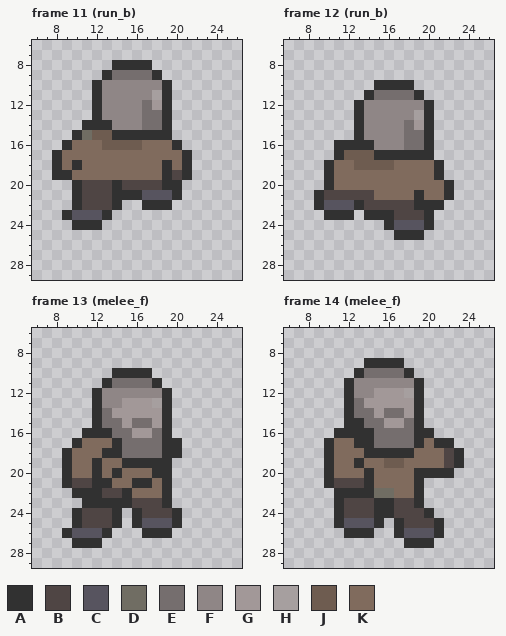
One commit to this pixel-art file: assets/npcs/enemies/draugr/draugr.aseprite. The picture above is the old version.
32x32 pixels, 16 frames. Colours within 5 levels of each other are drawn and written as one. Shown: frame 11 (run_b): x 6..26, y 6..29; frame 12 (run_b): x 6..26, y 6..29; frame 13 (melee_f): x 6..26, y 6..29; frame 14 (melee_f): x 6..26, y 6..29. The commit also changed other frames, which this record leaves out.
Palette (. is transparent): A #313131  B #4f4544  C #57545f  D #706d63  E #756e6e  F #8f8686  G #a29898  H #a69f9f  J #6e5c50  K #806b5d
New version:
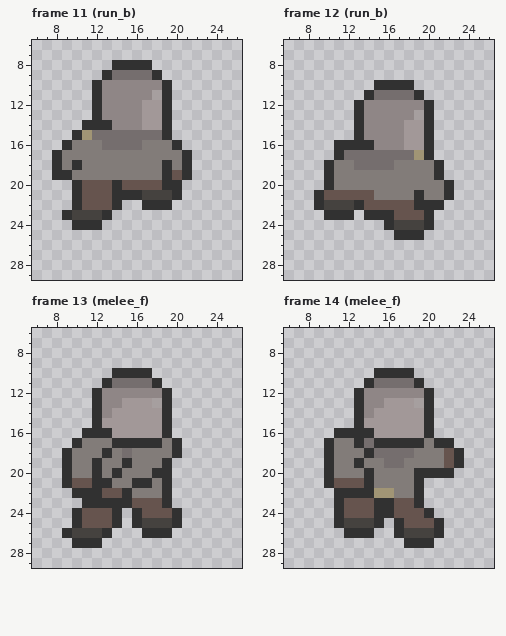
The edit:
{"change": "layer \"body_1\" now hidden"}
{"change": "layer \"body_2\" now shown"}
{"change": "layer \"head_1\" now hidden"}
{"change": "layer \"head_2\" now shown"}
{"colour":"B","old":"#4f4544","new":"#66544e"}
{"colour":"C","old":"#57545f","new":"#45423f"}
{"colour":"D","old":"#706d63","new":"#a19575"}
{"colour":"K","old":"#806b5d","new":"#827c79"}
{"where": "frame 11 (run_b)"}
{"frame":11,"y":12,"x":17,"old":"E","new":"G"}
{"frame":11,"y":13,"x":17,"old":"EE","new":"GG"}
{"frame":11,"y":14,"x":17,"old":"EE","new":"GG"}
{"frame":11,"y":15,"x":12,"old":"JJAAAAA","new":"EEEEEEE"}
{"frame":11,"y":16,"x":13,"old":"JJJJ","new":"EEEE"}
{"where": "frame 12 (run_b)"}
{"frame":12,"y":14,"x":18,"old":"E","new":"G"}
{"frame":12,"y":15,"x":18,"old":"EE","new":"GG"}
{"frame":12,"y":16,"x":18,"old":"EE","new":"GG"}
{"frame":12,"y":17,"x":12,"old":"JJJAAAAA","new":"EEEEEEED"}
{"frame":12,"y":18,"x":13,"old":"JJJJ","new":"EEEE"}
{"where": "frame 13 (melee_f)"}
{"frame":13,"y":14,"x":13,"old":"E","new":"F"}
{"frame":13,"y":15,"x":13,"old":"EE","new":"GG"}
{"frame":13,"y":15,"x":16,"old":"EE","new":"GG"}
{"frame":13,"y":16,"x":14,"old":"EE","new":"GG"}
{"frame":13,"y":16,"x":18,"old":"E","new":"G"}
{"frame":13,"y":17,"x":15,"old":"EEEEA","new":"AAAAK"}
{"frame":13,"y":18,"x":14,"old":"A","new":"K"}
{"frame":13,"y":18,"x":16,"old":"EEEA","new":"KKKK"}
{"frame":13,"y":19,"x":16,"old":"AAA","new":"KKK"}
{"where": "frame 14 (melee_f)"}
{"frame":14,"y":9,"x":14,"old":"AAAA","new":"...."}
{"frame":14,"y":10,"x":13,"old":"AEEEE","new":"..AAA"}
{"frame":14,"y":11,"x":12,"old":"AFFFFFF","new":"..AEEEE"}
{"frame":14,"y":12,"x":12,"old":"AF","new":".A"}
{"frame":14,"y":12,"x":15,"old":"GGGHA.","new":"FFFFFA"}
{"frame":14,"y":13,"x":12,"old":"AEGG","new":".AFF"}
{"frame":14,"y":13,"x":19,"old":"A.","new":"HA"}
{"frame":14,"y":14,"x":12,"old":"AEE","new":".AF"}
{"frame":14,"y":14,"x":16,"old":"EE","new":"GG"}
{"frame":14,"y":14,"x":19,"old":"A.","new":"GA"}
{"frame":14,"y":15,"x":12,"old":"A","new":"."}
{"frame":14,"y":15,"x":14,"old":"EE","new":"GG"}
{"frame":14,"y":15,"x":18,"old":"EA.","new":"GGA"}
{"frame":14,"y":16,"x":15,"old":"EEEEA","new":"GGGGG"}
{"frame":14,"y":17,"x":14,"old":"AEEEE","new":"EAAAA"}
{"frame":14,"y":18,"x":15,"old":"AAAA","new":"EEEE"}
{"frame":14,"y":19,"x":16,"old":"JJ","new":"EE"}
{"label":"changed","picture_box":[62,100,182,220]}
{"label":"changed","picture_box":[324,120,444,230]}
{"label":"changed","picture_box":[72,408,172,538]}
{"label":"changed","picture_box":[334,358,454,538]}
